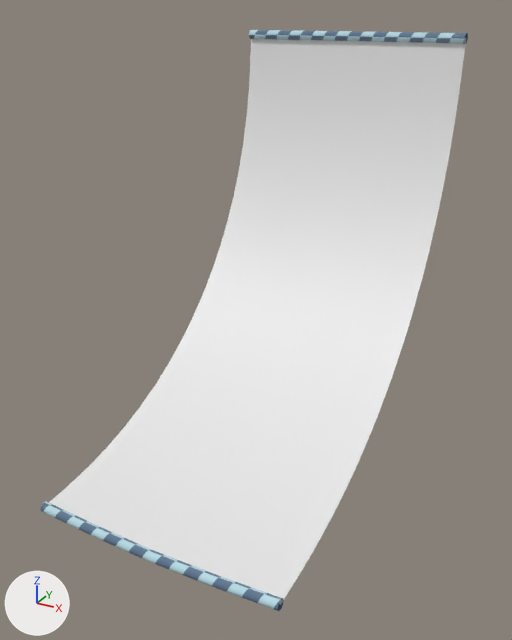
Two versions of the FBX model Assets/Mesh/level_back_segment.fbx, one commit apart.
Camera for both pictures: a 50 mm camera at (6.2, -7.56, 0.55) aimed at (0.0, 3.72, -5.08). Every picture has the same lights, and +X, +Y and +Z are marked at lower left. The picture after the commit comes second. Where no turn or scale is listed for an object, it has been applied to the vertices.

Objects in the first picture: 'divider', 'divider001', 'segment03'.
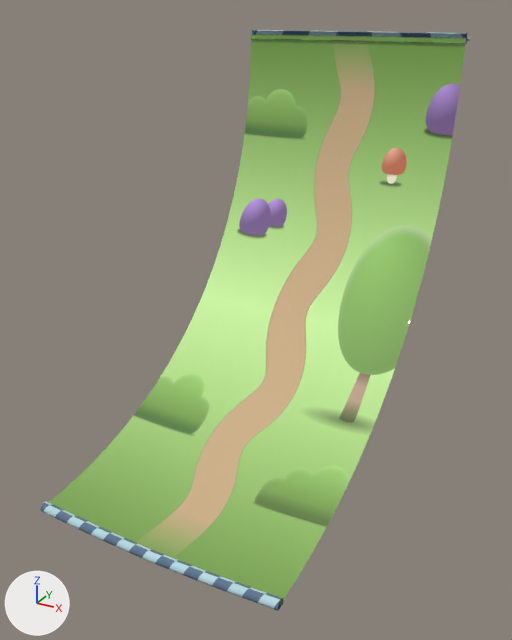
Diff of the bpy script that builds the scene:
```diff
--- a/Assets/Mesh/level_back_segment.fbx.py
+++ b/Assets/Mesh/level_back_segment.fbx.py
@@ img_levels_1_10_back_png @@
+img_levels_1_10_back_png = load_image('levels_1-10_back.png', '../Textures/LevelsBack/levels_1-10_back.png', 1080, 1920, 'sRGB')
@@ mat_material__3 @@
+mat_material__3 = principled_material('Material #3')
+mat_material__3.texture = img_levels_1_10_back_png  # with its transparency
+mat_material__3.roughness = 0.0
@@ me_mesh @@
 me_mesh.from_pydata(...)  # 105 vertices, 160 faces; spans x -2.49..2.49, y 0.0..8.11, z -8.11..0.0
+me_mesh.materials.append(mat_material__3)  # picture img_levels_1_10_back_png
@@ me_mesh_002_1 @@
+me_mesh_002_1.from_pydata(...)  # 249 vertices, 364 faces; spans x -2.51..2.51, y 7.95..8.57, z -0.1..0.1
+me_mesh_002_1.materials.append(mat_material__2)  # picture img_divider_01_png
@@ ob_divider001 @@
-ob_divider001 = bpy.data.objects.new('divider001', me_mesh_002)
-ob_divider001.location = (0.0, 0.0, 0.0)
@@ ob_divider01 @@
+ob_divider01 = bpy.data.objects.new('divider01', me_mesh_002_1)
+ob_divider01.location = (0.0, 0.0, 0.0)
```

Where the change shows, as pixel boxes [x1, y1, x2, y2] in the pictures (512 x 640 px):
'segment03', recoloured (white to green)
    both: [49, 38, 466, 605]
'divider001', deleted (blue)
    before: [249, 30, 468, 44]
'divider01', added (cyan)
    after: [252, 30, 471, 44]
